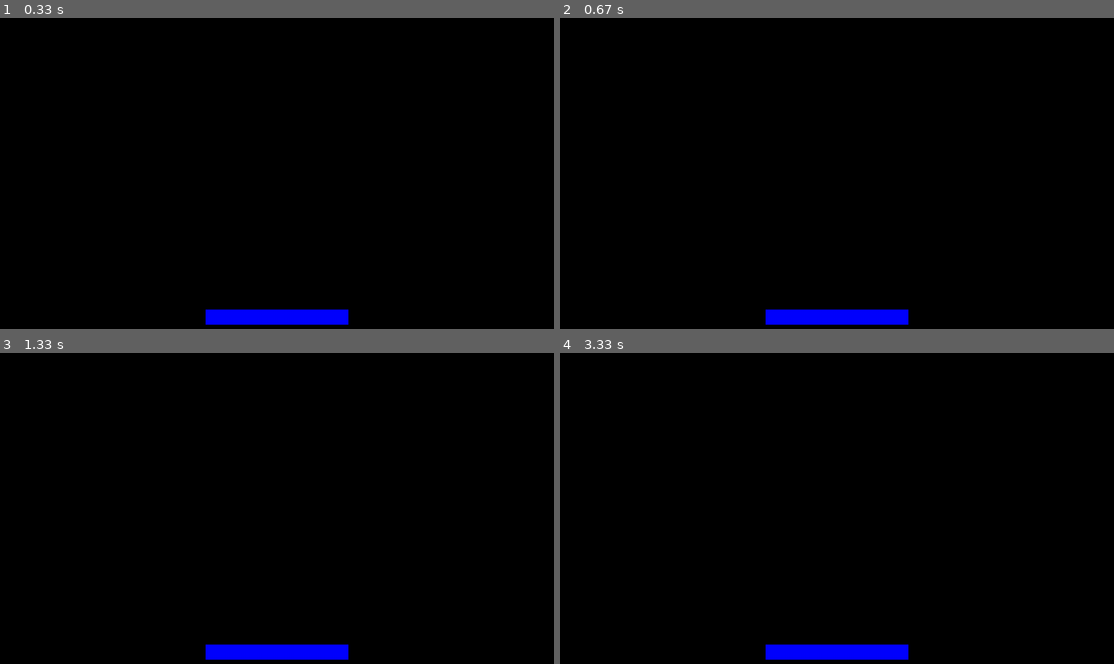
Above: before the commit, frames 1-4 (two rows, left to right).
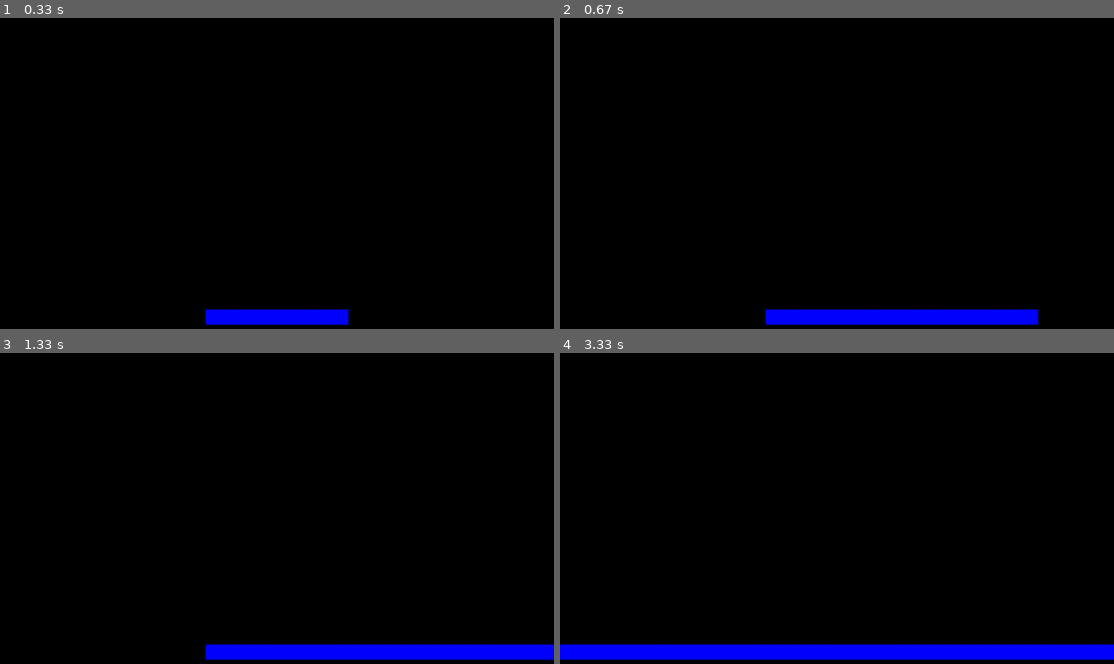
Above: after the commit, the same moments.

Repository: devthiagoramon/breakout_pygame
Game: pygame game, started from main.py
Two runs of this game, one before a commit and one after it. Both use one fixed random seed, a clock stepped at 60 frames per second and the inputs below.
Inputs:
- Up to frame 1 (0.33 s): no input
- Up to frame 2 (0.67 s): hold Right from 0.33 s (still down)
- Up to frame 3 (1.33 s): release Right at 0.8 s; hold Right 0.83-1.3 s
- Up to frame 4 (3.33 s): hold Left 1.33-1.87 s; hold Left 1.9-2.3 s; hold Left from 3 s (still down)

Frame 1 is identical in both runs. In frame 2, 1.2% of the frame differs, in the area x 62-87%, y 93-99%; in frame 3, 1.8%; in frame 4, 3.7%, in the area x 0-100%, y 93-99%.

Commit message:
added paddle speed

Diff:
--- a/main.py
+++ b/main.py
@@ -1,18 +1,19 @@
 import pygame
 
-WIDTH,HEIGHT = 1280,720
+WINDOW_WIDTH,WINDOW_HEIGHT = 1280,720
 fps = 60
 
 #creating paddle with rect
 paddle_width = 330
 paddle_height = 35
 paddle_speed = 15
-paddle = pygame.Rect(WIDTH//2 - paddle_width//2,HEIGHT - paddle_height -10,paddle_width,paddle_height)
+paddle = pygame.Rect(WINDOW_WIDTH//2 - paddle_width//2,WINDOW_HEIGHT - paddle_height -10,paddle_width,paddle_height)
 
 
 pygame.init()
-screen = pygame.display.set_mode((WIDTH,HEIGHT))
+screen = pygame.display.set_mode((WINDOW_WIDTH,WINDOW_HEIGHT))
 clock = pygame.time.Clock()
+
 
 
 #game loop
@@ -22,6 +23,17 @@
             pygame.quit()
 
 
+    #controls
+    key = pygame.key.get_pressed()
+    if key[pygame.K_LEFT] and paddle.left > 0:
+        paddle.left -= paddle_speed
+
+    if key[pygame.K_RIGHT] and paddle.right <WINDOW_WIDTH:
+        paddle.right += paddle_speed
+
+
+
+
     #draw the game
     pygame.draw.rect(screen,pygame.Color('blue'),paddle)
     #update screen
